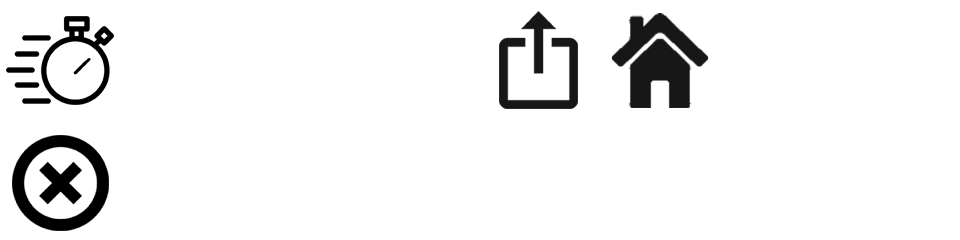
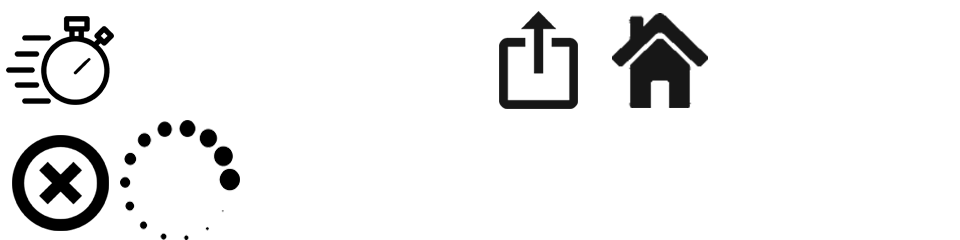
Before/after of a 960 x 240 layered artwork. What changed in the layer stack:
added layer "Слой 10" above "Слой 1" over 120, 120, 240, 240
